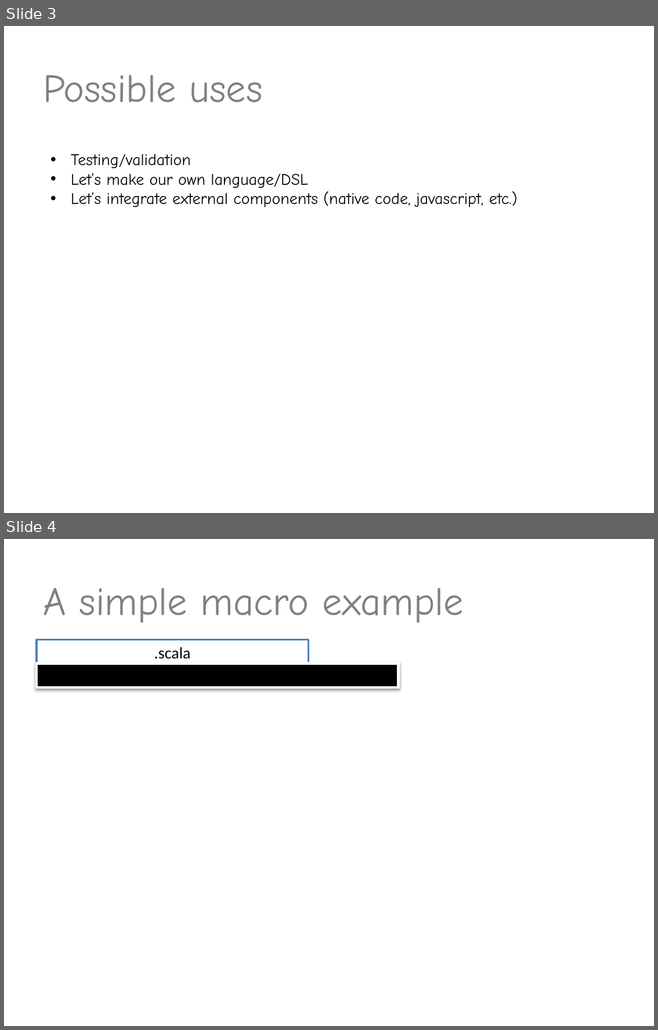
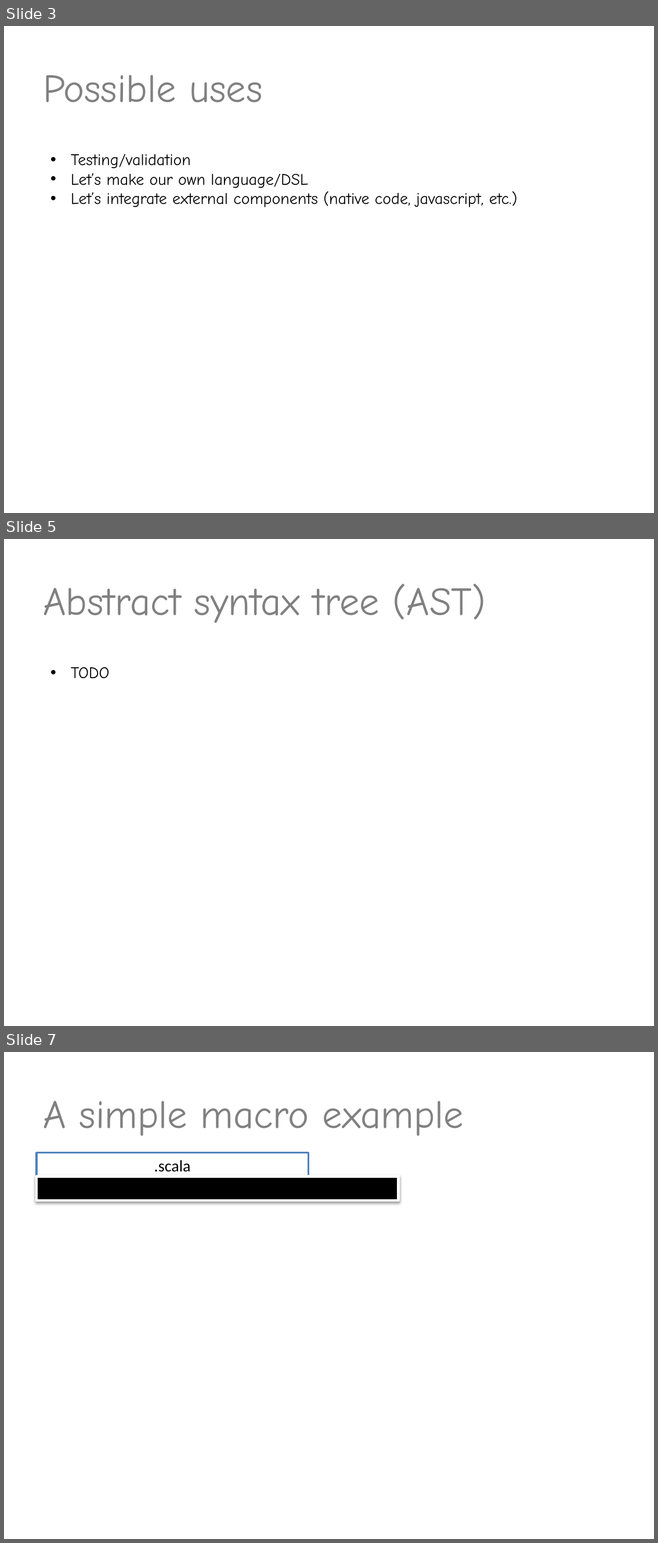
Before and after one commit to valdisxp1/scala-metaprograming-fun, a slide deck: Scala_metaprogramming.pptx. Shown one above the other, each under a label of ours: slides 3 and 4 before the commit, slides 3, 5 and 7 after it; the slides between them are not shown. The pictures are 658x1030 and 658x1543 pixels, drawn with LibreOffice and Linux fonts; fonts in the diff are those of the drawing. Boxes give left, top, right and bottom in pixels: in the first picture for what was removed or moved away, otherwise in the second. Text is boxed around its words. In the diff, an @@ line names an element or a change of style, - is before the commit and + after.

```diff
--- a/Scala_metaprogramming.pptx
+++ b/Scala_metaprogramming.pptx
@@ slide 5 added at <box>4,539,654,1026</box>, background #FFFFFF @@
@@ title added at <box>43,584,486,623</box>, 44 pt, text #808080 @@
+Abstract syntax tree (AST)
@@ text added at <box>71,667,110,679</box>, 18 pt, text #000000 @@
+• TODO
@@ what was slide 4 is now slide 7 @@
```
Also in this commit, not shown: 10 other slides added.
